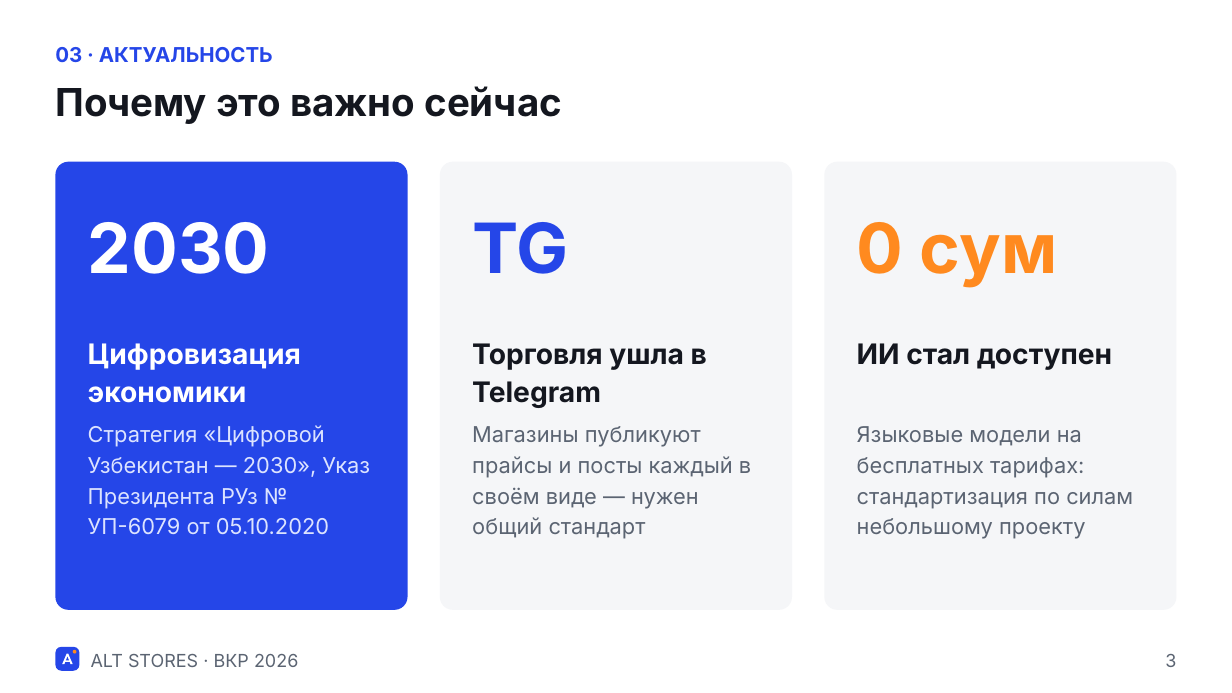
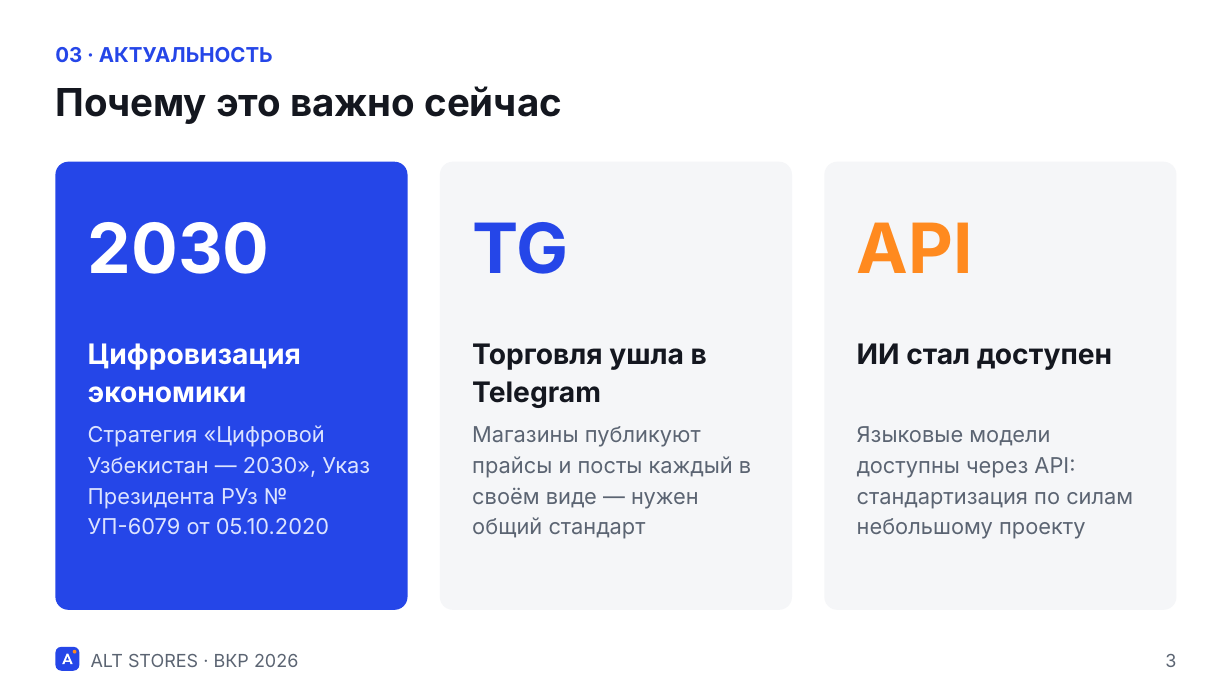
Before and after one commit to AzizArgon/alt-stores, a slide deck: slide 3 of docs/presentation/ALT_STORES_defense.pptx. Drawn at 1232x693 pixels with LibreOffice and Linux fonts; fonts in the diff are those of the drawing. Boxes give left, top, right and bottom in pixels: in the first picture for what was removed or moved away, otherwise in the second. Text is boxed around its words. In the diff, an @@ line names an element or a change of style, - is before the commit and + after.

```diff
--- a/docs/presentation/ALT_STORES_defense.pptx
+++ b/docs/presentation/ALT_STORES_defense.pptx
@@ text at (857,222,973,273): text changed @@
-0 сум
+API
@@ text at (857,426,1133,539): text changed @@
-Языковые модели на бесплатных тарифах: стандартизация по силам небольшому проекту
+Языковые модели доступны через API: стандартизация по силам небольшому проекту
```
Also in this commit, not shown: 12 other slides changed, 3 slides removed, 25 other files.
